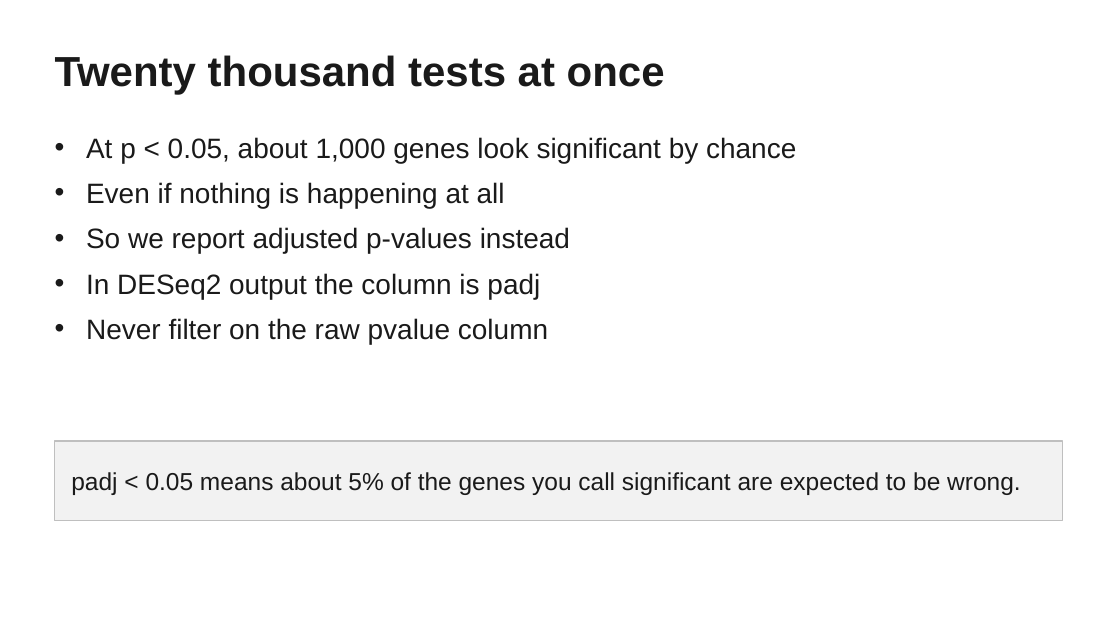
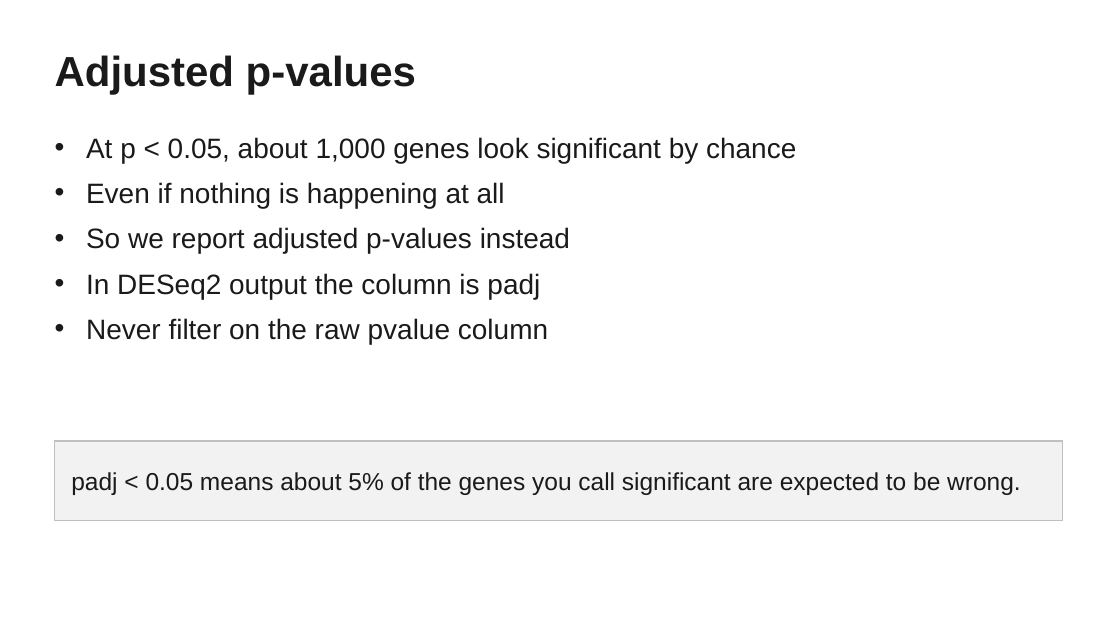
Before and after one commit to savannahmwesigwa/bulk-rnaseq-course, a slide deck: slide 19 of slides/bulk_rnaseq_tutorial.pptx. Drawn at 1120x630 pixels with LibreOffice and Linux fonts; fonts in the diff are those of the drawing. Boxes give left, top, right and bottom in pixels: in the first picture for what was removed or moved away, otherwise in the second. Text is boxed around its words. In the diff, an @@ line names an element or a change of style, - is before the commit and + after.

```diff
--- a/slides/bulk_rnaseq_tutorial.pptx
+++ b/slides/bulk_rnaseq_tutorial.pptx
@@ text at [55, 55, 416, 94]: text changed @@
-Twenty thousand tests at once
+Adjusted p-values
```
Also in this commit, not shown: 15 other slides changed, 3 other files.
